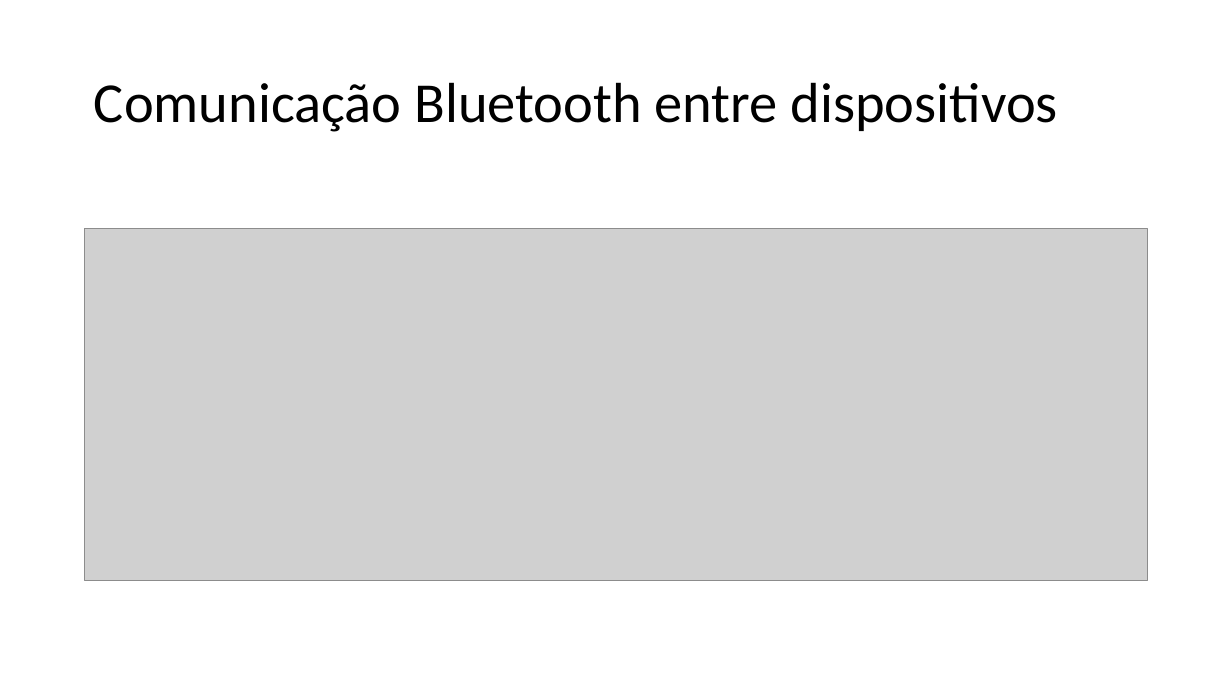
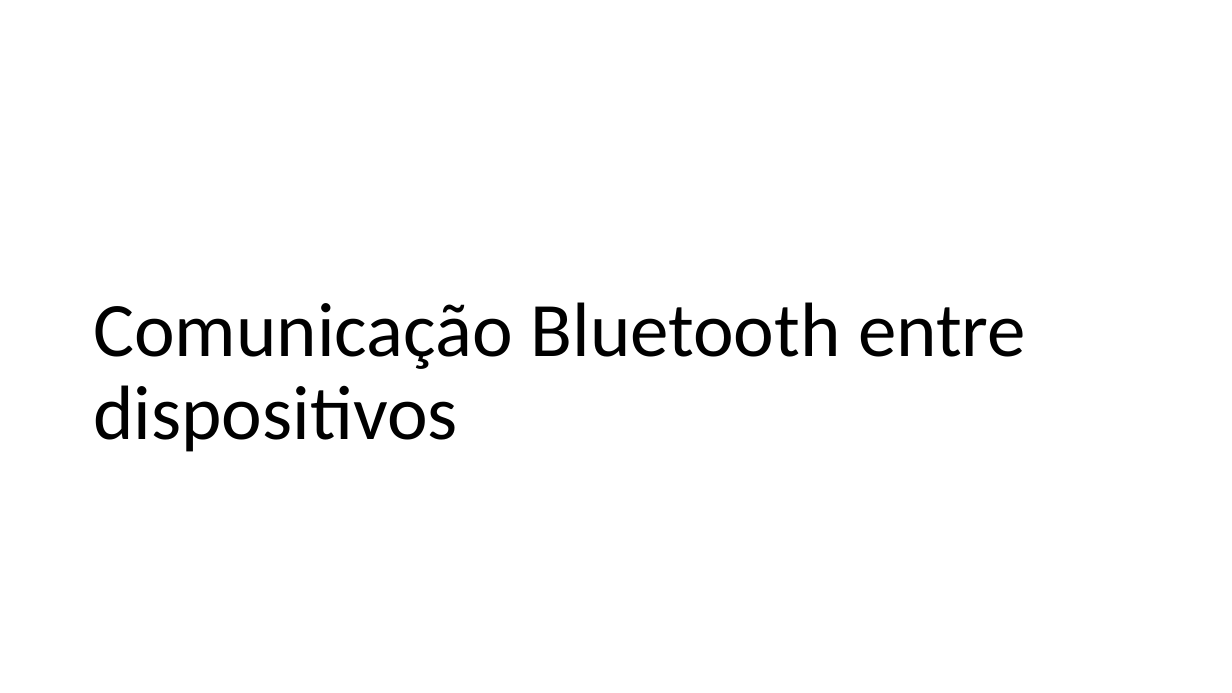
Before and after one commit to salmo-jr/public-slides, a slide deck: slide 17 of arduino-bluetooth.pptx (slide 9 before the commit). Drawn at 1232x693 pixels with LibreOffice and Linux fonts; fonts in the diff are those of the drawing; grey boxes stand for pictures. Boxes give left, top, right and bottom in pixels: in the first picture for what was removed or moved away, otherwise in the second. Text is boxed around its words. In the diff, an @@ line names an element or a change of style, - is before the commit and + after.

```diff
--- a/arduino-bluetooth.pptx
+++ b/arduino-bluetooth.pptx
@@ title "Comunicação Bluetooth entre dispositivos": place and size @@
-title "Comunicação Bluetooth entre dispositivos" at (94, 82, 1058, 132)
+title "Comunicação Bluetooth entre dispositivos" at (93, 302, 1026, 452)
@@ title "Comunicação Bluetooth entre dispositivos" at (93, 302, 1026, 452): size 44 to 60 pt; vertical alignment middle to bottom @@
@@ picture removed at (85, 228, 1148, 579) @@
```
Also in this commit, not shown: 7 other slides changed, 19 slides added, 1 slide removed, 5 other files.
